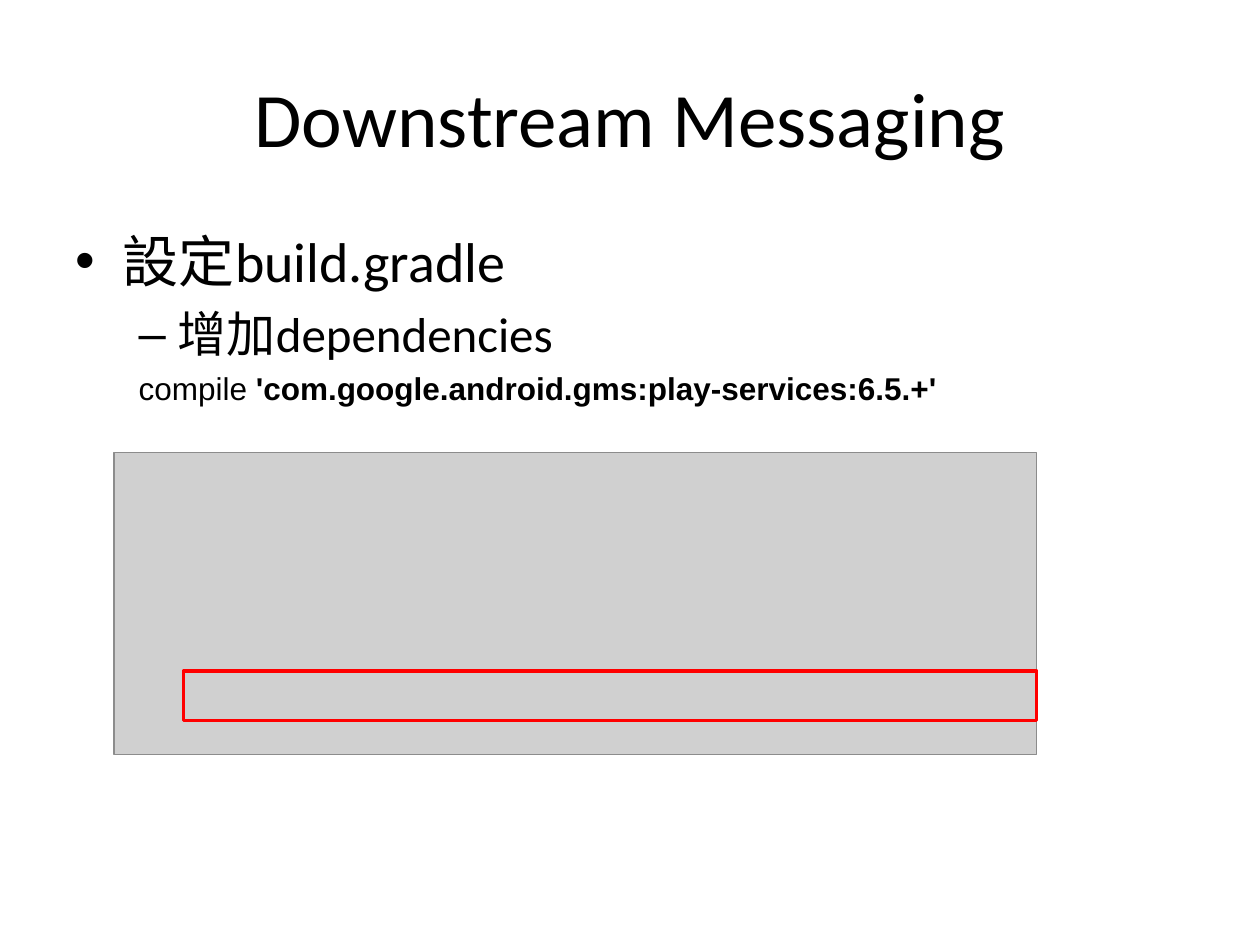
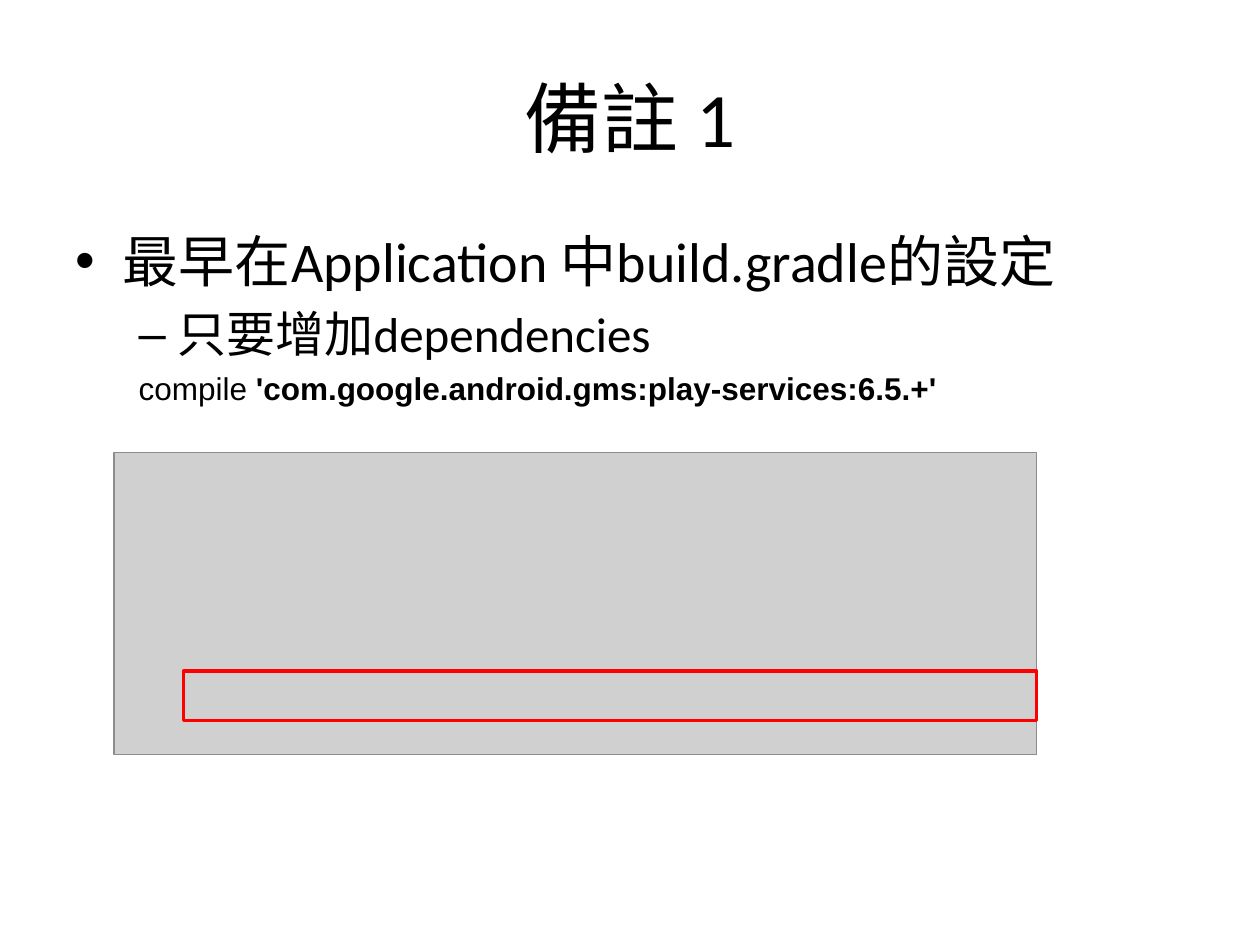
Before and after one commit to sonnyshih/AndroidDemoSample, a slide deck: slide 39 of CustomerUIDemo/GCM instruction.pptx (slide 22 before the commit). Drawn at 1260x945 pixels with LibreOffice and Linux fonts; fonts in the diff are those of the drawing; grey boxes stand for pictures. Boxes give left, top, right and bottom in pixels: in the first picture for what was removed or moved away, otherwise in the second. Text is boxed around its words. In the diff, an @@ line names an element or a change of style, - is before the commit and + after.

Commit message:
1. Modify GCM instruction.pptx 2. Modify the Downstream Messaging Demo 3. Add the Topics Messaging Demo

```diff
--- a/CustomerUIDemo/GCM instruction.pptx
+++ b/CustomerUIDemo/GCM instruction.pptx
@@ title at (x1=525, y1=82, x2=735, y2=153): text changed @@
-Downstream Messaging
+備註 1
@@ text at (x1=123, y1=234, x2=1056, y2=360): text changed @@
-• 設定build.gradle
-  – 增加dependencies
+• 最早在Application 中build.gradle的設定
+  – 只要增加dependencies
```
Also in this commit, not shown: 10 other slides changed, 13 slides added, 3 slides removed, 19 other files.
